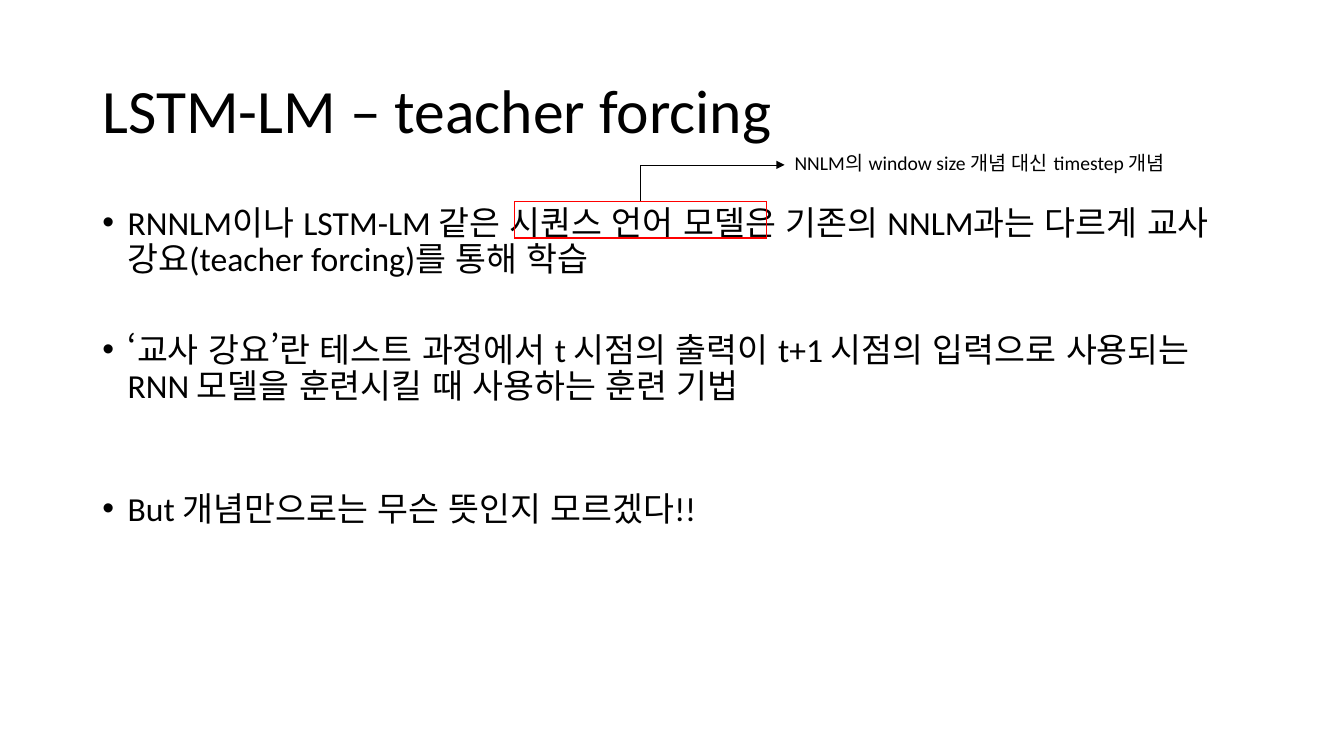
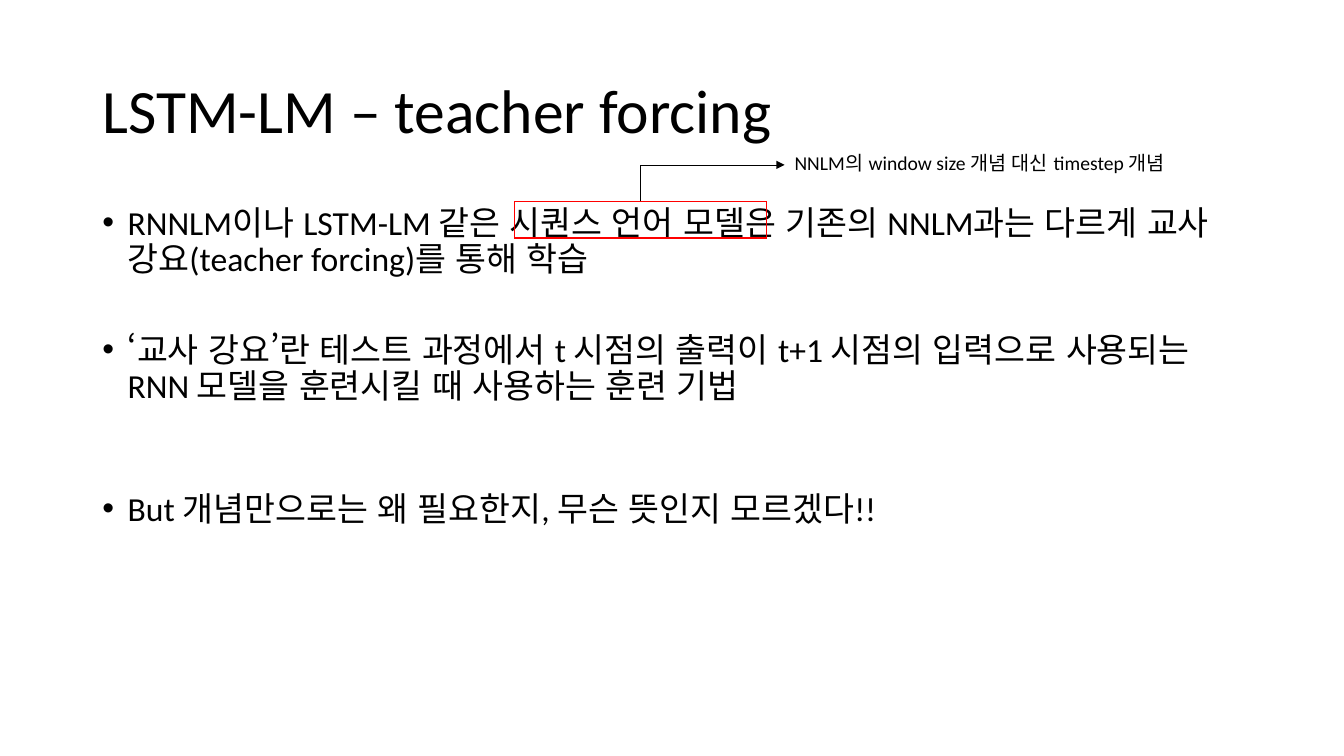
Before and after one commit to HYU-AILAB/ai-seminar, a slide deck: slide 28 of 11. Language Model/Language Model.pptx. Drawn at 1344x756 pixels with LibreOffice and Linux fonts; fonts in the diff are those of the drawing. Boxes give left, top, right and bottom in pixels: in the first picture for what was removed or moved away, otherwise in the second. Text is boxed around its words. In the diff, an @@ line names an element or a change of style, - is before the commit and + after.

```diff
--- a/11. Language Model/Language Model.pptx
+++ b/11. Language Model/Language Model.pptx
@@ text at [128, 493, 876, 525]: text changed @@
-• But 개념만으로는 무슨 뜻인지 모르겠다!!
+• But 개념만으로는 왜 필요한지, 무슨 뜻인지 모르겠다!!
```
Also in this commit, not shown: 3 other slides changed, 1 other file.
